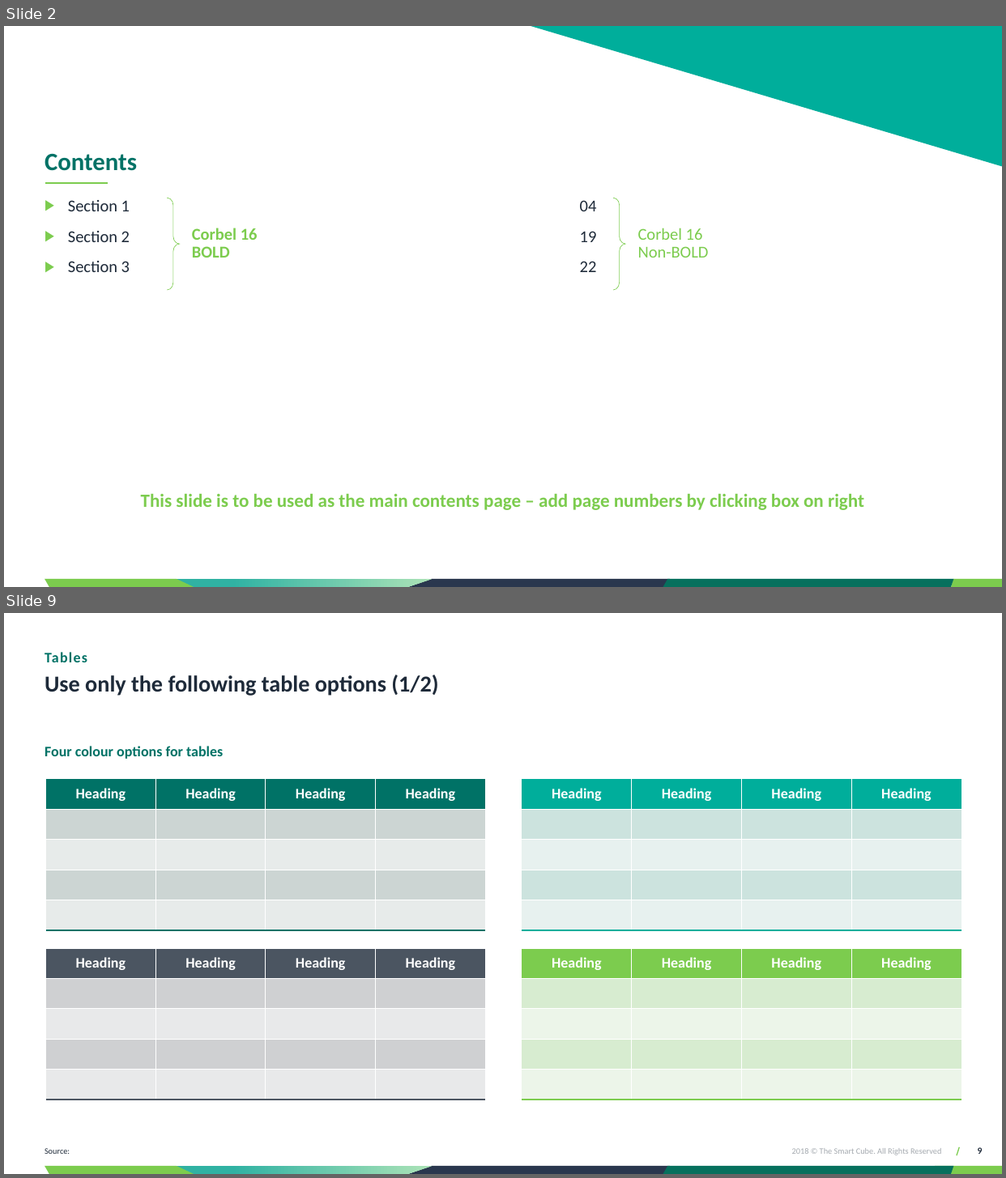
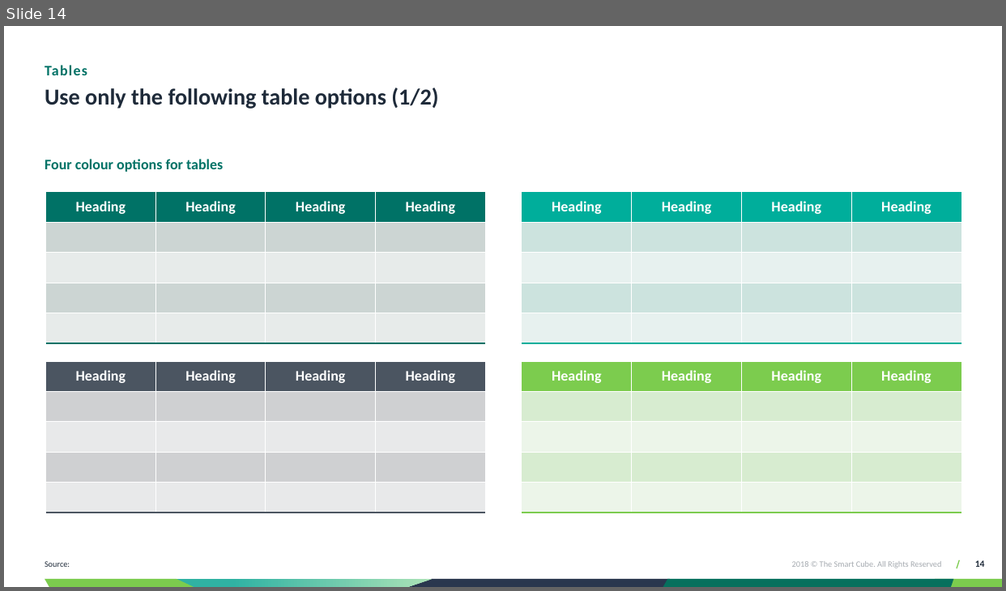
Before and after one commit to tdev131287/techandmate, a slide deck: TSCPPT_Addin/AppData/Template/Template_Automation.pptx. Shown one above the other, each under a label of ours: slides 2 and 9 before the commit, slide 14 after it; the slides between them are not shown. The pictures are 1006x1178 and 1006x591 pixels, drawn with LibreOffice and Linux fonts; fonts in the diff are those of the drawing; background and template pictures are left out. Boxes give left, top, right and bottom in pixels: in the first picture for what was removed or moved away, otherwise in the second. Text is boxed around its words. In the diff, an @@ line names an element or a change of style, - is before the commit and + after.

```diff
--- a/TSCPPT_Addin/AppData/Template/Template_Automation.pptx
+++ b/TSCPPT_Addin/AppData/Template/Template_Automation.pptx
@@ slide 2 removed at box(4, 26, 1002, 587), background #FFFFFF; not listed: 4 template elements that a slide beside it also shows @@
@@ triangle removed at box(530, 26, 1002, 167) @@
@@ title removed at box(44, 153, 137, 171) @@
-Contents
@@ line removed from (108, 183) to (45, 183) @@
@@ text removed at box(68, 200, 130, 272) @@
-▶ Section 1
-▶ Section 2
-▶ Section 3
@@ right brace removed at box(167, 199, 179, 290) @@
@@ text removed at box(580, 200, 597, 272) @@
-04
-19
-22
@@ right brace removed at box(613, 199, 625, 290) @@
@@ text removed at box(192, 228, 258, 258) @@
-Corbel 16 BOLD
@@ text removed at box(638, 228, 709, 258) @@
-Corbel 16 Non-BOLD
@@ text removed at box(141, 494, 864, 510) @@
-This slide is to be used as the main contents page – add page numbers by clicking box on right
@@ freeform shape removed at box(951, 579, 1002, 587) @@
@@ what was slide 9 is now slide 14 @@
@@ page number at box(975, 561, 985, 567): text changed @@
-9
+14
```
Also in this commit, not shown: 13 slides changed, 6 slides added, 56 other files.
